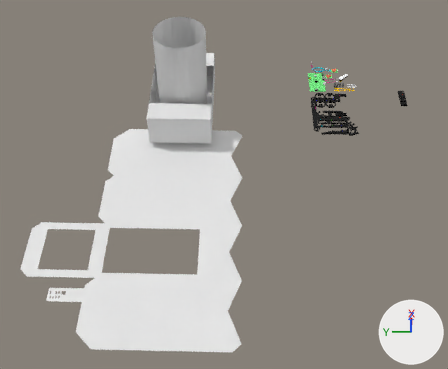
The Blender file blender/allInOne.blend, before and after one commit.
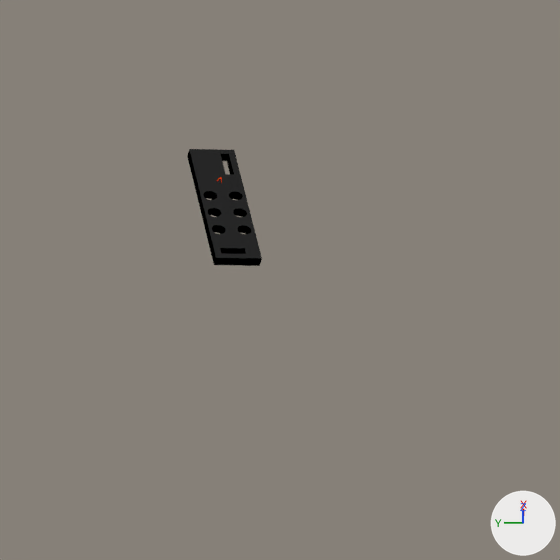
Each version appears first whole from a 50 mm camera at (-13.51, 2.91, 12.31) aimed at (-3.14, 3.15, 0.4), and next in a close-up on the part from 83% to 100% of the width and 19% to 40% of the height. The lights are fixed; the arrows at lower right show +X, +Y and +Z.

Before the edit, the objects in view are built like this:
```python
me_circuitbrace2 = bpy.data.meshes.new('circuitBrace2')
me_circuitbrace2.from_pydata(...)  # 24 vertices, 52 faces; spans x 0.0..50.8, y 0.0..14.0, z 0.0..3.0
# faces by material slot: [14, 14, 24]
me_circuitbrace2.materials.append(mat_blackabsruff)  # black #000000
me_circuitbrace2.materials.append(mat_absshiny)  # black #272727
me_circuitbrace2.materials.append(mat_abssidewall)  # black #000000
ob_usbbrace = bpy.data.objects.new('USBbrace', me_circuitbrace2)
ob_usbbrace.location = (0.388, -2.173, 0.0)
ob_usbbrace.scale = (0.013, 0.013, 0.013)
_m = ob_usbbrace.modifiers.new('Boolean', 'BOOLEAN')
_m.object = ob_legohole_003
_m.solver = 'FLOAT'
```
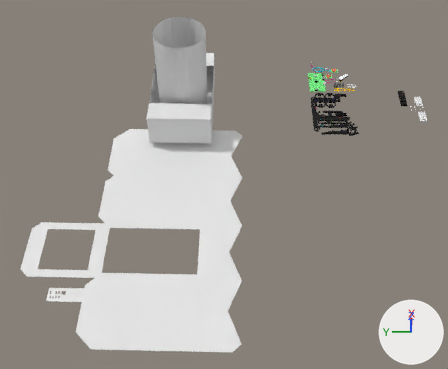
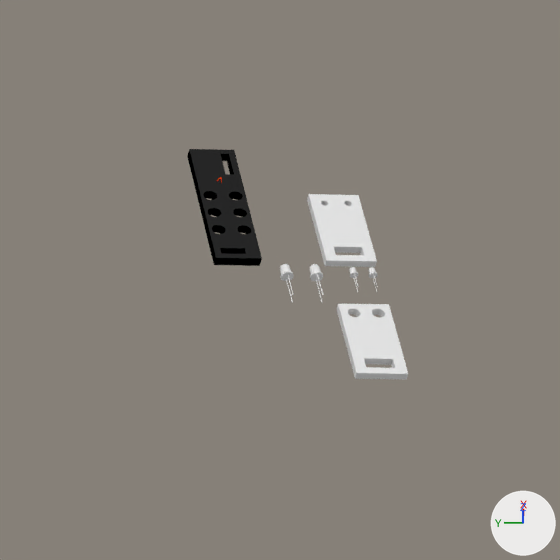
Pixel boxes [x1, y1, x2, y2] of what changed, in the close-ups (560 x 560 px):
'failSafeInterlockBracketB', added: after [336, 304, 408, 379]
'failSafeInterlockBracketA', added: after [307, 194, 377, 267]
'5mmLedB', added: after [280, 264, 293, 303]
'5mmLedA', added: after [310, 264, 323, 303]
'3mmPhotoTransistorA', added: after [349, 267, 358, 292]
'3mmPhotoTransistorB', added: after [368, 267, 378, 292]

What changed in the scene script:
```text
Add me_3mmphototransistor:
    me_3mmphototransistor.from_pydata(...)  # 370 vertices, 365 faces; spans x -0.0161..0.0134, y -0.0162..0.0162, z -0.1148..0.0179
Add me_saftyinterlockphototrasistorbracket:
    me_saftyinterlockphototrasistorbracket.from_pydata(...)  # 144 vertices, 77 faces; spans x -0.015..0.015, y -0.1..0.1, z -0.2..0.2
Add me_5mmled:
    me_5mmled.from_pydata(...)  # 370 vertices, 365 faces; spans x -0.025..0.021, y -0.025..0.025, z -0.176..0.028
Add me_saftyinterlockledbracket:
    me_saftyinterlockledbracket.from_pydata(...)  # 144 vertices, 77 faces; spans x -0.015..0.015, y -0.1..0.1, z -0.2..0.2
Add ob_3mmphototransistora:
    ob_3mmphototransistora = bpy.data.objects.new('3mmPhotoTransistorA', me_3mmphototransistor)
    ob_3mmphototransistora.location = (0.365, -2.538, 0.0)
    ob_3mmphototransistora.rotation_euler = (0.0, 1.571, 0.0)  # degrees (0, 90, 0)
Add ob_3mmphototransistorb:
    ob_3mmphototransistorb = bpy.data.objects.new('3mmPhotoTransistorB', me_3mmphototransistor)
    ob_3mmphototransistorb.location = (0.365, -2.614, 0.0)
    ob_3mmphototransistorb.rotation_euler = (0.0, 1.571, 0.0)  # degrees (0, 90, 0)
Add ob_failsafeinterlockbracketa:
    ob_failsafeinterlockbracketa = bpy.data.objects.new('failSafeInterlockBracketA', me_saftyinterlockphototrasistorbracket)
    ob_failsafeinterlockbracketa.location = (0.608, -2.538, 0.0)
    ob_failsafeinterlockbracketa.rotation_euler = (0.0, 1.571, 0.0)  # degrees (0, 90, 0)
Add ob_5mmleda:
    ob_5mmleda = bpy.data.objects.new('5mmLedA', me_5mmled)
    ob_5mmleda.location = (0.365, -2.388, 0.0)
    ob_5mmleda.rotation_euler = (0.0, 1.571, 0.0)  # degrees (0, 90, 0)
Add ob_5mmledb:
    ob_5mmledb = bpy.data.objects.new('5mmLedB', me_5mmled)
    ob_5mmledb.location = (0.365, -2.271, -0.001)
    ob_5mmledb.rotation_euler = (0.0, 1.571, 0.0)  # degrees (0, 90, 0)
Add ob_failsafeinterlockbracketb:
    ob_failsafeinterlockbracketb = bpy.data.objects.new('failSafeInterlockBracketB', me_saftyinterlockledbracket)
    ob_failsafeinterlockbracketb.location = (-0.045, -2.538, 0.0)
    ob_failsafeinterlockbracketb.rotation_euler = (0.0, 1.571, 0.0)  # degrees (0, 90, 0)
```
